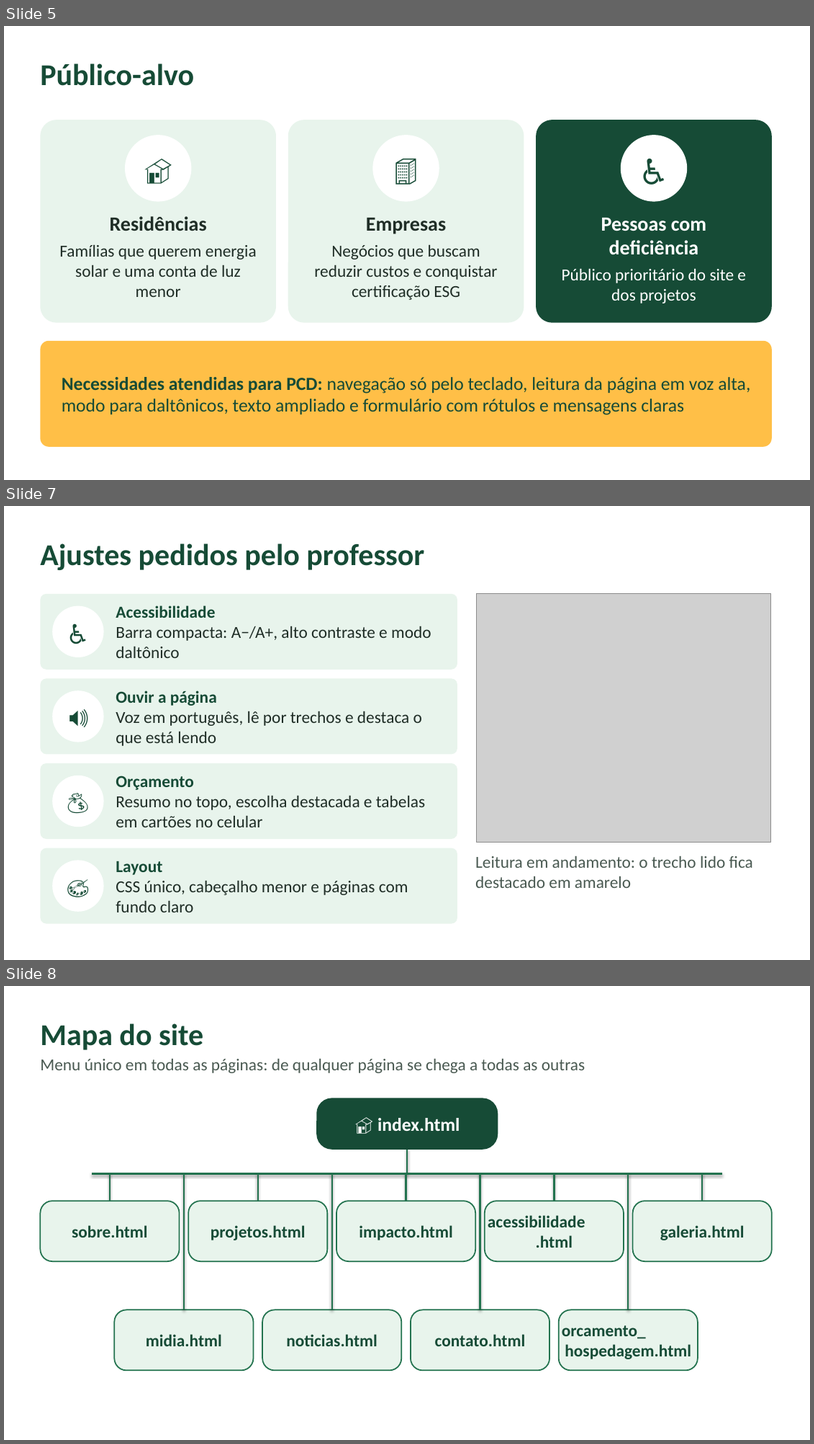
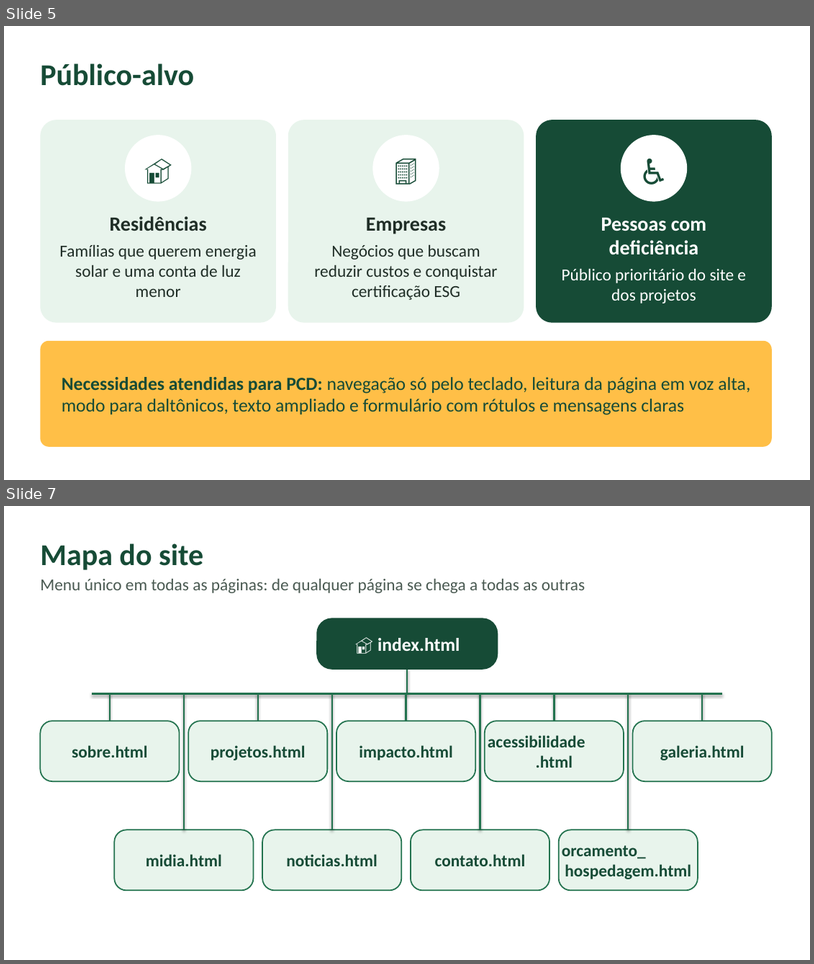
Before and after one commit to JeehSilphis/EcoLogica-Solucoes-, a slide deck: docs/Apresentacao-Final-EcoLogica.pptx. Shown one above the other, each under a label of ours: slides 5, 7 and 8 before the commit, slides 5 and 7 after it; the slides between them are not shown. The pictures are 814x1444 and 814x964 pixels, drawn with LibreOffice and Linux fonts; fonts in the diff are those of the drawing; grey boxes stand for pictures. Boxes give left, top, right and bottom in pixels: in the first picture for what was removed or moved away, otherwise in the second. Text is boxed around its words. In the diff, an @@ line names an element or a change of style, - is before the commit and + after.

```diff
--- a/docs/Apresentacao-Final-EcoLogica.pptx
+++ b/docs/Apresentacao-Final-EcoLogica.pptx
@@ slide 7 removed at [4, 506, 810, 960], background #FFFFFF @@
@@ text removed at [40, 543, 424, 570] @@
-Ajustes pedidos pelo professor
@@ rounded rectangle removed at [40, 594, 458, 669] @@
@@ ellipse removed at [52, 606, 104, 657] @@
-♿
@@ text removed at [116, 605, 432, 658] @@
-Acessibilidade
-Barra compacta: A−/A+, alto contraste e modo daltônico
@@ picture removed at [476, 594, 772, 842] @@
@@ rounded rectangle removed at [40, 678, 458, 754] @@
@@ ellipse removed at [52, 690, 104, 742] @@
-🔊
@@ text removed at [116, 690, 422, 746] @@
-Ouvir a página
-Voz em português, lê por trechos e destaca o que está lendo
@@ rounded rectangle removed at [40, 763, 458, 839] @@
@@ ellipse removed at [52, 775, 104, 826] @@
-💰
@@ text removed at [116, 775, 425, 827] @@
-Orçamento
-Resumo no topo, escolha destacada e tabelas em cartões no celular
@@ rounded rectangle removed at [40, 848, 458, 924] @@
@@ ellipse removed at [52, 860, 104, 911] @@
-🎨
@@ text removed at [116, 861, 409, 912] @@
-Layout
-CSS único, cabeçalho menor e páginas com fundo claro
@@ text removed at [476, 856, 754, 888] @@
-Leitura em andamento: o trecho lido fica destacado em amarelo
@@ what was slide 8 is now slide 7 @@
```
Also in this commit, not shown: 2 slides changed, 54 other files.
